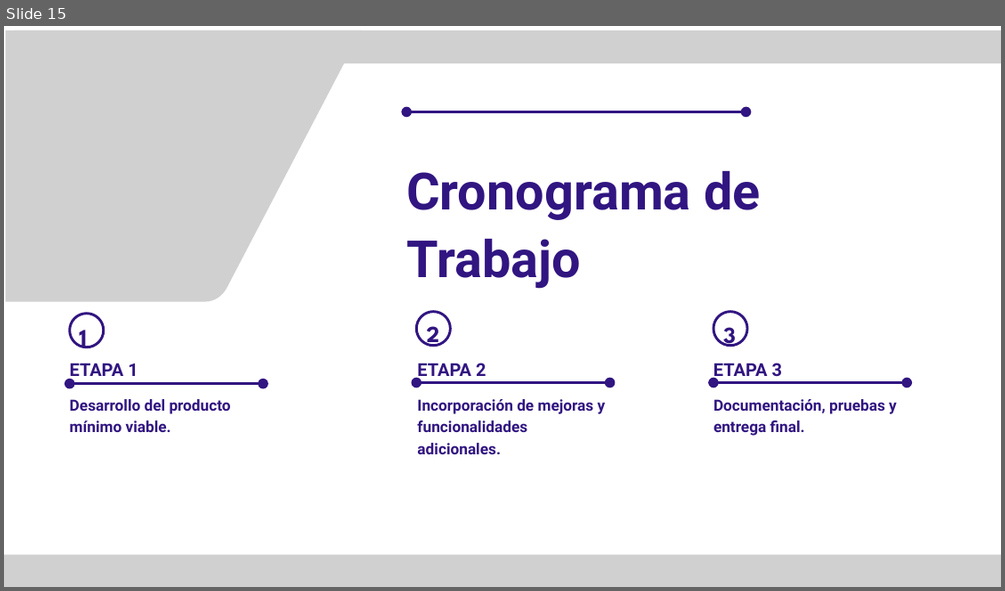
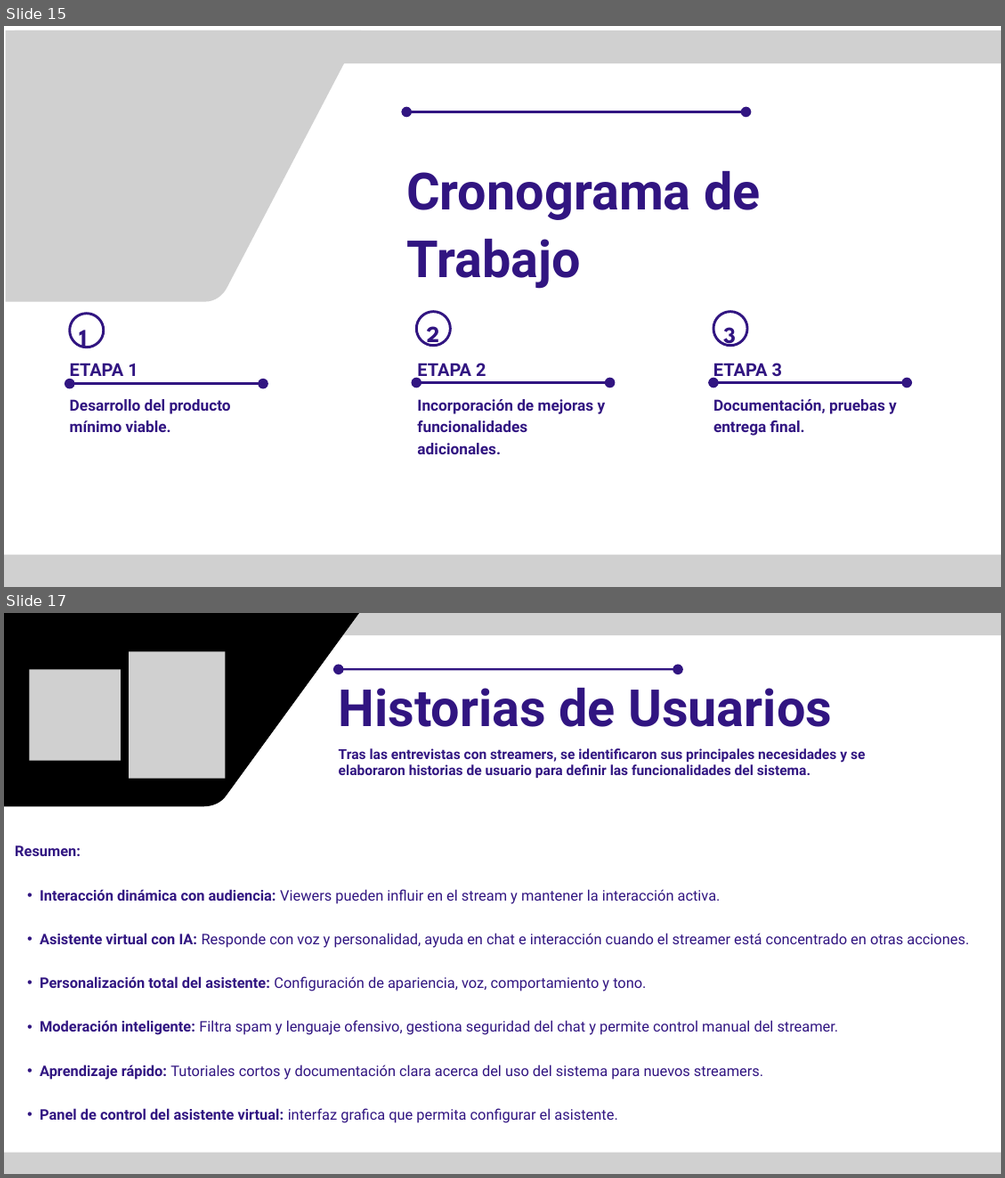
Before and after one commit to LOBOferoz898/Proyecto-Evidencias, a slide deck: Fase 1/Evidencias Grupales/Presentación Proyecto.pptx. Shown one above the other, each under a label of ours: slide 15 before the commit, slides 15 and 17 after it; the slides between them are not shown. The pictures are 1005x591 and 1005x1178 pixels, drawn with LibreOffice and Linux fonts; fonts in the diff are those of the drawing; grey boxes stand for pictures. Boxes give left, top, right and bottom in pixels: in the first picture for what was removed or moved away, otherwise in the second. Text is boxed around its words. In the diff, an @@ line names an element or a change of style, - is before the commit and + after.

```diff
--- a/Fase 1/Evidencias Grupales/Presentación Proyecto.pptx
+++ b/Fase 1/Evidencias Grupales/Presentación Proyecto.pptx
@@ slide 17 added at (4,613,1001,1174), background #FFFFFF @@
@@ freeform shape added at (4,613,360,806), fill #000000, outline #000000 1 pt @@
@@ picture added at (13,613,1001,635) @@
@@ picture added at (129,652,225,779) @@
@@ picture added at (30,669,121,761) @@
@@ double arrow added from (339, 669) to (678, 669), #311581 3 pt @@
@@ text added at (339,687,832,727), 74 pt, text #311581, bold @@
+Historias de Usuarios
@@ text added at (339,748,865,778), 20 pt, text #311581, bold @@
+Tras las entrevistas con streamers, se identificaron sus principales necesidades y se elaboraron historias de usuario para definir las funcionalidades del sistema.
@@ text added at (15,845,969,1123), 21.1 pt, text #311581 @@
+Resumen:
+  • Interacción dinámica con audiencia: Viewers pueden influir en el stream y mantener la interacción activa.
+  • Asistente virtual con IA: Responde con voz y personalidad, ayuda en chat e interacción cuando el streamer está concentrado en otras acciones.
+  • Personalización total del asistente: Configuración de apariencia, voz, comportamiento y tono.
+  • Moderación inteligente: Filtra spam y lenguaje ofensivo, gestiona seguridad del chat y permite control manual del streamer.
+  • Aprendizaje rápido: Tutoriales cortos y documentación clara acerca del uso del sistema para nuevos streamers.
+  • Panel de control del asistente virtual: interfaz grafica que permita configurar el asistente.
@@ picture added at (4,1152,1001,1174) @@
```
Also in this commit, not shown: 2 other slides added, 18 other files.
